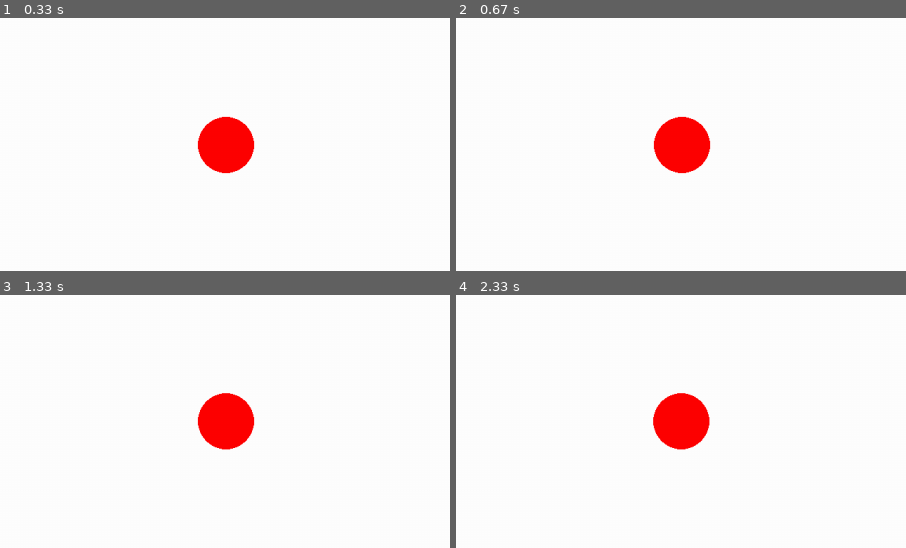
Above: before the commit, frames 1-4 (two rows, left to right).
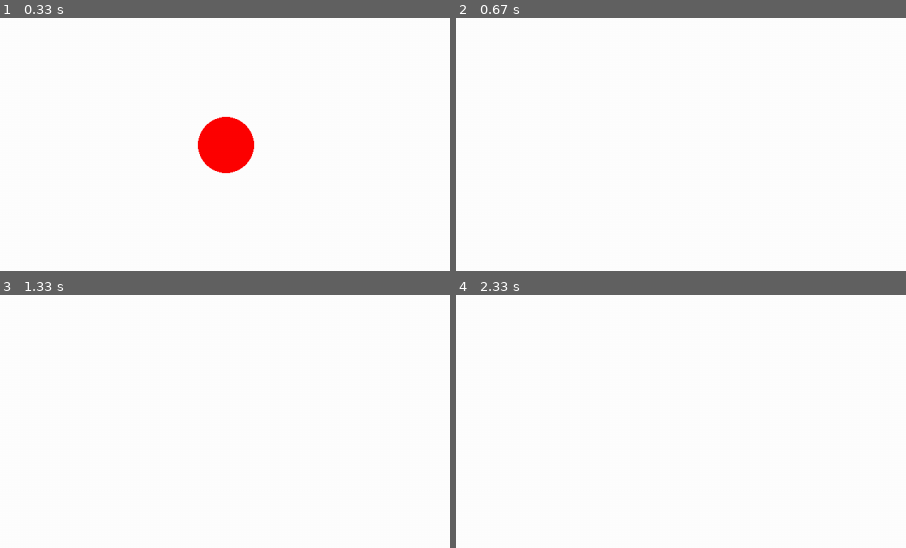
Above: after the commit, the same moments.

Repository: Jahmai-NW/sixth_form_programming
Game: pygame game, started from cheese2.py
Same seed, same stepped clock (60 frames per second), same inputs: the game is played once before the commit and once after it.
Inputs:
- Up to frame 1 (0.33 s): no input
- Up to frame 2 (0.67 s): hold D from 0.33 s (still down)
- Up to frame 3 (1.33 s): release D at 0.8 s; hold W 0.83-1.13 s
- Up to frame 4 (2.33 s): hold A 1.67-2.2 s; hold S from 2.23 s (still down)
The pictures show only the part of the screen within x 25-75%, y 25-75%; the shares and areas given below are measured in that part.

Frame 1 is identical in both runs. In frame 2, 2.2% of the frame differs, in the area x 43-57%, y 38-62%; in frame 3, 2.2%; in frame 4, 2.2%.

Commit message:
pygame_test

Diff:
--- a/cheese2.py
+++ b/cheese2.py
@@ -24,13 +24,13 @@
 
     keys = pygame.key.get_pressed()
     if keys[pygame.K_w]:
-        player_pos.y -= 1 * dt
+        player_pos.y -= 20000 * dt
     if keys[pygame.K_s]:
-        player_pos.y += 1 * dt
+        player_pos.y += 20000 * dt
     if keys[pygame.K_a]:
-        player_pos.x -= 1 * dt
+        player_pos.x -= 20000 * dt
     if keys[pygame.K_d]:
-        player_pos.x += 1 * dt
+        player_pos.x += 20000 * dt
 
     # flip() the display to put your work on screen
     pygame.display.flip()
Binary file changed: README.md
Renamed: CS NEWBS/functions.py -> cs_newbs/functions.py
Renamed: CS NEWBS/functions_cylinder.py -> cs_newbs/functions_cylinder.py
Renamed: CS NEWBS/imports.py -> cs_newbs/imports.py
Renamed: CS NEWBS/logical_operators.py -> cs_newbs/logical_operators.py
Renamed: CS NEWBS/practice_choice.py -> cs_newbs/practice_choice.py
Renamed: CS NEWBS/practice_forloops.py -> cs_newbs/practice_forloops.py
Renamed: CS NEWBS/practice_whileloops.py -> cs_newbs/practice_whileloops.py
Renamed: CS NEWBS/procedures.py -> cs_newbs/procedures.py
Renamed: CS NEWBS/procedures_calc.py -> cs_newbs/procedures_calc.py
Renamed: CS NEWBS/procedures_greet.py -> cs_newbs/procedures_greet.py
